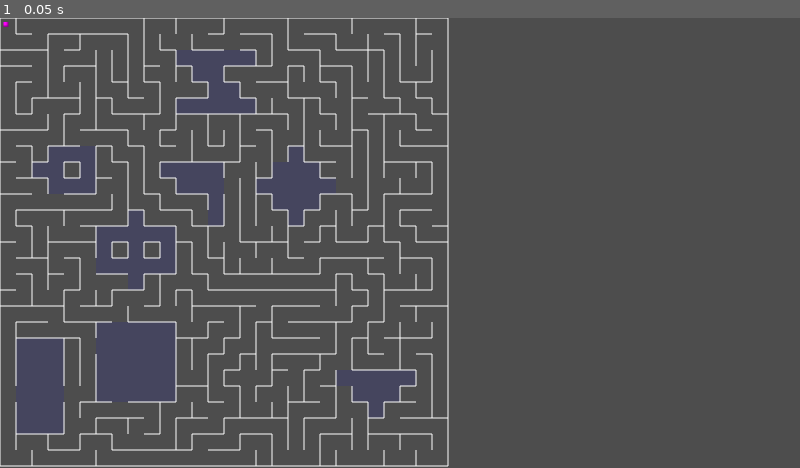
Above: before the commit, frame 1.
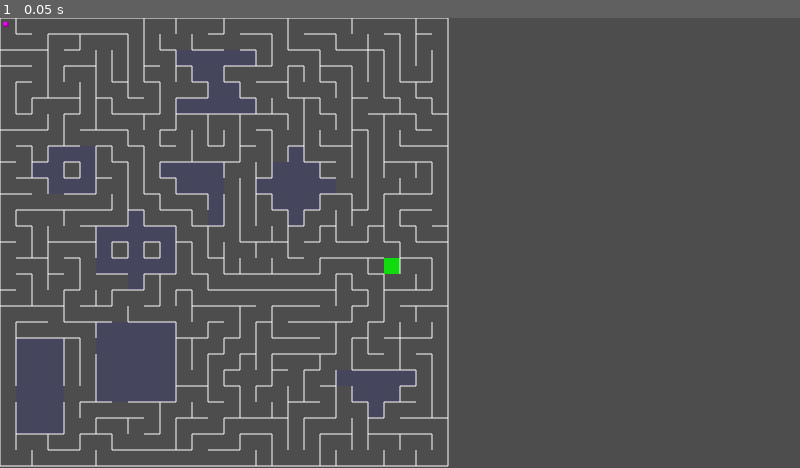
Above: after the commit, the same moment.

Repository: Bahbus/minotaur-maze
Game: Godot game, scene res://prototypes/Prototype.tscn
Two runs of this game, one before a commit and one after it. Both use one fixed random seed, a clock stepped at 60 frames per second and the inputs below.
Inputs:
- Up to frame 1 (0.05 s): no input

The runs differ from the first frame. In frame 1, less than 0.1% of the frame differs, in the area x 48-50%, y 53-57%.

Commit message:
added an exit space

Diff:
--- a/prototypes/maze.gd
+++ b/prototypes/maze.gd
@@ -17,8 +17,8 @@
 	initialize_maze()
 	place_rooms()
 	generate_maze()
+	place_exit_stairs()
 	connect_room_exits()
-	queue_redraw()
 	build_collision_shapes()
 
 func initialize_maze():
@@ -32,11 +32,9 @@
 func place_rooms():
 	var available_rooms = RoomDefinitions.get_rooms()
 	available_rooms.shuffle()
-
 	for room in available_rooms:
 		var rotation_angle = [0, -90, 90, 180][randi() % 4]  # Random rotation angle
 		var rotated_room = room.rotate(rotation_angle)  # Use Room's rotation method
-
 		for attempt in range(20):
 			var pos = Vector2i(randi() % (ROWS - 3) + 1, randi() % (COLS - 3) + 1)
 			if can_place_room(rotated_room, pos):
@@ -72,16 +70,13 @@
 	var current_cell = Vector2i(0, 0)
 	visit(current_cell)
 	stack.push_back(current_cell)
-
 	while stack.size() > 0:
 		current_cell = stack.back()
 		var neighbors = []
-
 		for dir in [Vector2i(-1, 0), Vector2i(1, 0), Vector2i(0, -1), Vector2i(0, 1)]:
 			var next_cell = current_cell + dir
 			if is_within_bounds(next_cell) and not get_cell(next_cell).get("visited", false) and is_type(next_cell, "path"):
 				neighbors.append(next_cell)
-
 		if neighbors.size() > 0:
 			var next_cell = neighbors[randi() % neighbors.size()]
 			remove_wall_between(current_cell, next_cell)
@@ -90,6 +85,17 @@
 		else:
 			stack.pop_back()
 
+### 🚪 **Exit Stairs Placement**
+func place_exit_stairs():
+	var valid_positions = []
+	for i in range(ROWS):
+		for j in range(COLS):
+			var pos = Vector2i(i, j)
+			if get_cell(pos).get("visited", false):
+				valid_positions.append(pos)
+	if valid_positions.size() > 0:
+		set_cell_type(valid_positions[randi() % valid_positions.size()], "exit_stairs")
+
 ### 🔗 **Pathfinding & Connectivity**
 func connect_room_exits():
 	for room_data in rooms:
@@ -97,27 +103,21 @@
 		var room = room_data["room"]
 		var perimeter = get_room_perimeter(room.cells, pos)
 		var potential_exits = []
-
 		for abs_pos in perimeter:
 			for offset in [Vector2i(0, -1), Vector2i(1, 0), Vector2i(0, 1), Vector2i(-1, 0)]:
 				var neighbor_pos = abs_pos + offset
-
 				if is_within_bounds(neighbor_pos) and not is_type(neighbor_pos, "room"):
 					if is_type(neighbor_pos, "path") and has_valid_maze_connection(neighbor_pos):
 						potential_exits.append({ "exit_pos": neighbor_pos, "room_pos": abs_pos })
-
 		var exit_count = calculate_exit_count(room, pos)
 		var valid_exits = potential_exits.filter(func(exit): return not is_type(exit["exit_pos"], "room"))
 		valid_exits.shuffle()
 		var selected_exits = select_non_adjacent_exits(valid_exits, exit_count)
-
 		for exit_data in selected_exits:
-			set_cell_type(exit_data["exit_pos"], "exit")
 			remove_wall_between(exit_data["room_pos"], exit_data["exit_pos"])
 
 func has_valid_maze_connection(pos: Vector2i) -> bool:
-	# Check if the neighboring paths actually lead somewhere in the main maze
-	for offset in [Vector2i(0, -1), Vector2i(1, 0), Vector2i(0, 1), Vector2i(-1, 0)]:
+	for offset in [Vector2i(0, -1), Vector2i(1, 0), Vector2i(0, 1), Vector2i(-1, 0)]:  # Check if the neighboring paths actually lead somewhere in the main maze
 		var neighbor_pos = pos + offset
 		if is_within_bounds(neighbor_pos) and is_type(neighbor_pos, "path") and get_cell(neighbor_pos).get("visited", false):
 			return true  # It's a valid connection to the maze
@@ -132,22 +132,17 @@
 func get_room_perimeter(room_cells: Array, pos: Vector2i) -> Array:
 	var perimeter_cells = []
 	var room_positions = room_cells.map(func(cell): return cell + pos)  # Convert to absolute positions
-
 	for cell in room_positions:
 		for offset in [Vector2i(0, -1), Vector2i(1, 0), Vector2i(0, 1), Vector2i(-1, 0)]:
 			var neighbor_pos = cell + offset
-
-			# If the neighbor is outside the room, it's a perimeter cell
-			if not room_positions.has(neighbor_pos):
+			if not room_positions.has(neighbor_pos):  # If the neighbor is outside the room, it's a perimeter cell
 				perimeter_cells.append(cell)
 				break  # No need to check further, it's already perimeter
-
 	return perimeter_cells
 
 func select_non_adjacent_exits(valid_exits, exit_count):
 	valid_exits.shuffle()
 	var selected_exits = []
-
 	for exit_data in valid_exits:
 		if selected_exits.is_empty() or not selected_exits.any(func(e): return abs(e["exit_pos"].x - exit_data["exit_pos"].x) <= 1 and abs(e["exit_pos"].y - exit_data["exit_pos"].y) <= 1):
 			selected_exits.append(exit_data)
@@ -158,14 +153,12 @@
 ### 🚧 **Wall Handling**
 func remove_wall_between(pos1: Vector2i, pos2: Vector2i):
 	if not is_within_bounds(pos1) or not is_within_bounds(pos2): return
-
 	var wall_map = {
 		Vector2i(-1, 0): [0, 2],  # Top wall removed, bottom wall removed in neighbor
 		Vector2i(1, 0): [2, 0],  # Bottom wall removed, top wall removed in neighbor
 		Vector2i(0, -1): [3, 1],  # Left wall removed, right wall removed in neighbor
 		Vector2i(0, 1): [1, 3]   # Right wall removed, left wall removed in neighbor
 	}
-
 	if wall_map.has(pos2 - pos1):
 		set_wall_state(pos1, wall_map[pos2 - pos1][0], false)
 		set_wall_state(pos2, wall_map[pos2 - pos1][1], false)
@@ -178,23 +171,19 @@
 func build_collision_shapes():
 	var collision_body = StaticBody2D.new()
 	add_child(collision_body)
-
 	for i in range(ROWS):
 		for j in range(COLS):
 			var cell_pos = Vector2i(i, j)
 			if not is_within_bounds(cell_pos):
 				continue
-
 			var pos = Vector2(j * CELL_SIZE, i * CELL_SIZE)
 			var walls = get_walls(cell_pos)
-
 			var wall_definitions = [
 				{ "wall": walls[0], "offset": Vector2(CELL_SIZE / 2, WALL_THICKNESS / 2), "extents": Vector2(CELL_SIZE / 2, WALL_THICKNESS / 2) },
 				{ "wall": walls[1], "offset": Vector2(CELL_SIZE - WALL_THICKNESS / 2, CELL_SIZE / 2), "extents": Vector2(WALL_THICKNESS / 2, CELL_SIZE / 2) },
 				{ "wall": walls[2], "offset": Vector2(CELL_SIZE / 2, CELL_SIZE - WALL_THICKNESS / 2), "extents": Vector2(CELL_SIZE / 2, WALL_THICKNESS / 2) },
 				{ "wall": walls[3], "offset": Vector2(WALL_THICKNESS / 2, CELL_SIZE / 2), "extents": Vector2(WALL_THICKNESS / 2, CELL_SIZE / 2) }
 			]
-
 			for wall in wall_definitions:
 				if wall["wall"]:
 					add_wall_collision(collision_body, pos + wall["offset"], wall["extents"])
@@ -215,18 +204,17 @@
 			var pos = Vector2(j * CELL_SIZE, i * CELL_SIZE)
 			if not is_within_bounds(cell_pos):
 				continue
-
 			if is_type(cell_pos, "room"):
 				draw_rect(Rect2(pos, Vector2(CELL_SIZE, CELL_SIZE)), Color(0, 0, 1, 0.1), true)
-
-			var walls = get_walls(cell_pos)
+			if is_type(cell_pos, "exit_stairs"):
+				draw_rect(Rect2(pos, Vector2(CELL_SIZE, CELL_SIZE)), Color(0, 1, 0, 0.8), true)  # Green exit square
+			var walls = get_cell(cell_pos).get("walls", [true, true, true, true])
 			var wall_positions = [
 				{ "start": pos, "end": pos + Vector2(CELL_SIZE, 0) },
 				{ "start": pos + Vector2(CELL_SIZE, 0), "end": pos + Vector2(CELL_SIZE, CELL_SIZE) },
 				{ "start": pos + Vector2(0, CELL_SIZE), "end": pos + Vector2(CELL_SIZE, CELL_SIZE) },
 				{ "start": pos, "end": pos + Vector2(0, CELL_SIZE) }
 			]
-
 			for dir in range(4):
 				if walls[dir]:
 					draw_line(wall_positions[dir]["start"], wall_positions[dir]["end"], Color.WHITE, 2)
